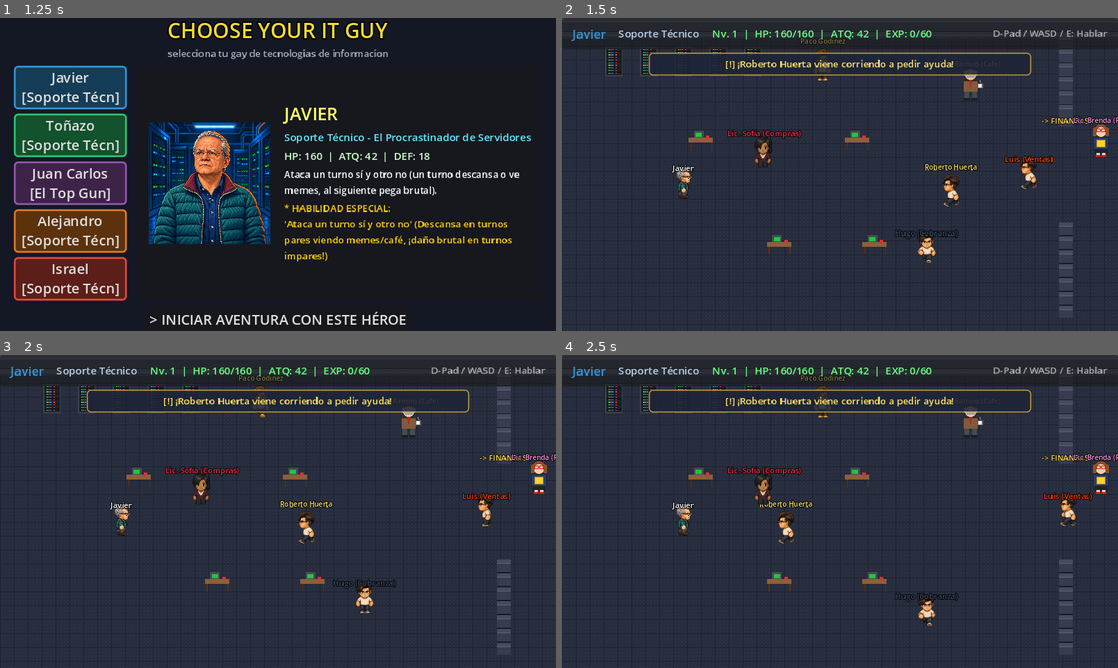
Above: before the commit, frames 1-4 (two rows, left to right).
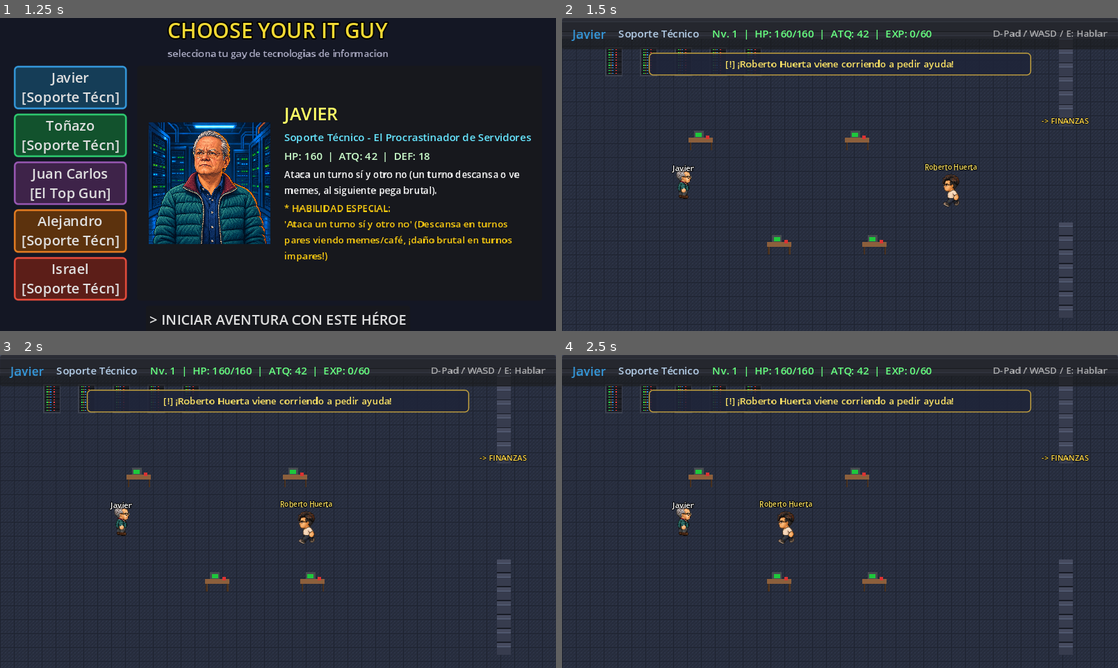
Above: after the commit, the same moments.

Repository: nevalova/it-adventures
Game: Godot game, scene res://scenes/title_screen.tscn
Same seed, same stepped clock (60 frames per second), same inputs: the game is played once before the commit and once after it.
Inputs (mouse positions are in pixels of both pictures, inside the frame that each line leads up to):
- Up to frame 1 (1.25 s): tap Space at 0.5, 0.6 s; move the mouse to (400, 158) at 0.52 s; hold Right (ui_right) from 0.53 s (still down); click (400, 158) at 0.67 s; tap Enter (ui_accept) at 0.77 s
- Up to frame 2 (1.5 s): release Right (ui_right) at 1.25 s; click "> INICIAR AVENTURA CON ESTE H…" at 1.25 s
- Up to frame 3 (2 s): no input
- Up to frame 4 (2.5 s): drag from (728, 527) to (967, 420) at 2.02 s

Frame 1 is identical in both runs. In frame 2, 1.8% of the frame differs, in the area x 29-100%, y 6-79%; in frame 3, 1.8%; in frame 4, 1.8%, in the area x 29-100%, y 6-87%.

Commit message:
Fix NPC walking directions, remove sunken placeholder NPCs, clean overworld interactions

Diff:
--- a/scenes/overworld.tscn
+++ b/scenes/overworld.tscn
@@ -13,8 +13,6 @@
 [ext_resource type="Texture2D" path="res://assets/props/desk_light.png" id="11_desk_light"]
 [ext_resource type="Texture2D" path="res://assets/props/desk_office.png" id="12_desk_office"]
 [ext_resource type="Texture2D" path="res://assets/props/workstation_executive.png" id="13_workstation_exec"]
-[ext_resource type="Texture2D" path="res://assets/characters/npc_don_ramiro.png" id="14_ramiro_spr"]
-[ext_resource type="Texture2D" path="res://assets/characters/npc_lic_brenda.png" id="15_brenda_spr"]
 [ext_resource type="Texture2D" path="res://assets/characters/novato_spritesheet.png" id="16_novato_spr"]
 [ext_resource type="Texture2D" path="res://assets/characters/dragon_boss_spritesheet.png" id="17_dragon_spr"]
 
@@ -572,117 +570,6 @@
 
 [node name="CollisionShape2D" type="CollisionShape2D" parent="Mariana/InteractArea"]
 shape = SubResource("CircleShape2D_npc_interact")
-
-
-[node name="DonRamiro" type="Node2D" parent="."]
-position = Vector2(470, 75)
-
-[node name="Sprite2D" type="Sprite2D" parent="DonRamiro"]
-texture_filter = 1
-scale = Vector2(0.85, 0.85)
-texture = ExtResource("14_ramiro_spr")
-
-[node name="NameTag" type="Label" parent="DonRamiro"]
-offset_left = -50.0
-offset_top = -28.0
-offset_right = 50.0
-offset_bottom = -15.0
-theme_override_colors/font_color = Color(1, 0.8, 0.5, 1)
-theme_override_colors/font_outline_color = Color(0, 0, 0, 1)
-theme_override_constants/outline_size = 3
-theme_override_font_sizes/font_size = 8
-text = "Don Ramiro (Cafe)"
-horizontal_alignment = 1
-
-[node name="InteractArea" type="Area2D" parent="DonRamiro"]
-collision_layer = 0
-collision_mask = 1
-
-[node name="CollisionShape2D" type="CollisionShape2D" parent="DonRamiro/InteractArea"]
-shape = SubResource("CircleShape2D_npc_interact")
-
-[node name="LicBrenda" type="Node2D" parent="."]
-position = Vector2(620, 140)
-
-[node name="Sprite2D" type="Sprite2D" parent="LicBrenda"]
-texture_filter = 1
-scale = Vector2(0.85, 0.85)
-texture = ExtResource("15_brenda_spr")
-
-[node name="NameTag" type="Label" parent="LicBrenda"]
-offset_left = -50.0
-offset_top = -28.0
-offset_right = 50.0
-offset_bottom = -15.0
-theme_override_colors/font_color = Color(1, 0.6, 0.9, 1)
-theme_override_colors/font_outline_color = Color(0, 0, 0, 1)
-theme_override_constants/outline_size = 3
-theme_override_font_sizes/font_size = 8
-text = "Lic. Brenda (RH)"
-horizontal_alignment = 1
-
-[node name="InteractArea" type="Area2D" parent="LicBrenda"]
-collision_layer = 0
-collision_mask = 1
-
-[node name="CollisionShape2D" type="CollisionShape2D" parent="LicBrenda/InteractArea"]
-shape = SubResource("CircleShape2D_npc_interact")
-
-[node name="PacoGodinez" type="Node2D" parent="."]
-position = Vector2(300, 55)
-
-[node name="Sprite2D" type="Sprite2D" parent="PacoGodinez"]
-modulate = Color(1.2, 1.1, 0.7, 1)
-texture_filter = 1
-scale = Vector2(0.24, 0.24)
-texture = ExtResource("8_roberto_spr")
-hframes = 4
-vframes = 12
-frame = 0
-
-[node name="NameTag" type="Label" parent="PacoGodinez"]
-offset_left = -50.0
-offset_top = -34.0
-offset_right = 50.0
-offset_bottom = -21.0
-theme_override_colors/font_color = Color(1, 1, 0.5, 1)
-theme_override_colors/font_outline_color = Color(0, 0, 0, 1)
-theme_override_constants/outline_size = 3
-theme_override_font_sizes/font_size = 8
-text = "Paco Godinez"
-horizontal_alignment = 1
-
-[node name="InteractArea" type="Area2D" parent="PacoGodinez"]
-collision_layer = 0
-collision_mask = 1
-
-[node name="CollisionShape2D" type="CollisionShape2D" parent="PacoGodinez/InteractArea"]
-shape = SubResource("CircleShape2D_npc_interact")
-
-[node name="EnemyOutlook" parent="." instance=ExtResource("7_enemy")]
-position = Vector2(230, 150)
-enemy_type = "outlook"
-enemy_id = "enemy_outlook_1"
-
-[node name="EnemyTeclado" parent="." instance=ExtResource("7_enemy")]
-position = Vector2(420, 260)
-enemy_type = "teclado"
-enemy_id = "enemy_teclado_1"
-
-[node name="EnemyUsuarioRed" parent="." instance=ExtResource("7_enemy")]
-position = Vector2(530, 180)
-enemy_type = "usuario_red"
-enemy_id = "enemy_usuario_red_1"
-
-[node name="EnemyCPU" parent="." instance=ExtResource("7_enemy")]
-position = Vector2(840, 135)
-enemy_type = "cpu"
-enemy_id = "enemy_cpu_1"
-
-[node name="EnemyPhone" parent="." instance=ExtResource("7_enemy")]
-position = Vector2(1010, 240)
-enemy_type = "wifi_phone"
-enemy_id = "enemy_phone_1"
 
 [node name="OfficeTrigger" type="Area2D" parent="."]
 position = Vector2(640, 190)
--- a/scripts/overworld.gd
+++ b/scripts/overworld.gd
@@ -46,11 +46,6 @@
 @onready var carlos_sprite = $Carlos/Sprite2D
 @onready var mariana = $Mariana
 @onready var mariana_sprite = $Mariana/Sprite2D
-
-# NPCs Ociosos / Chistosos
-@onready var don_ramiro = $DonRamiro
-@onready var lic_brenda = $LicBrenda
-@onready var paco_godinez = $PacoGodinez
 
 # Boss Sombras del Pasado
 @onready var dragon_boss = $DragonBoss
@@ -110,31 +105,6 @@
 var dialog_queue: Array = []
 var on_dialog_closed_callback: Callable
 var current_interactable: String = ""
-
-# Frases chistosas de oficina para NPCs ociosos
-var don_ramiro_quotes: Array = [
-	"Muchachos, ¿alguien sabe a qué hora traen los tacos de canasta? Ya son las 11:15 y mi cuerpo exige manteca con salsa verde.",
-	"Dicen que si dejas una computadora prendida más de 40 días, Windows cobra conciencia y se une al sindicato.",
-	"Yo por eso guardo todos mis archivos confidenciales en la Papelera de Reciclaje... nadie busca ahí, es el escondite perfecto.",
-	"En mis tiempos no había Wi-Fi, nos gritábamos las celdas de Excel de cubículo a cubículo.",
-	"¿Ustedes creen que si le pongo un post-it a la cámara web evito que el SAT me audite las facturas?"
-]
-
-var lic_brenda_quotes: Array = [
-	"¡Aviso parroquial! Queda terminantemente prohibido meter pescado con ajo al microondas del piso 3. Se los advierto por las buenas.",
-	"Mandé un correo con copia a Dirección General, Finanzas, RH y a la ONU para que quede constancia por escrito de que se acabaron los clips.",
-	"¡Saludos cordiales! ... Bueno, ni tan cordiales porque urge para ayer a primera hora.",
-	"Estamos organizando la dinámica de integración: 'Construyendo puentes con popotes y bombones'. La asistencia es obligatoria y sin goce de horas extras.",
-	"Si alguien vio una taza que dice 'La Mejor Jefa del Mundo', devuélvanla de inmediato o habrá consecuencias en el aguinaldo."
-]
-
-var paco_godinez_quotes: Array = [
-	"El secreto supremo de la oficina es caminar rápido por el pasillo con una carpeta amarilla y cara de estresado. Nadie se atreve a pedirte nada.",
-	"Llevo 3 horas fingiendo que leo un PDF de 80 páginas sobre políticas de seguridad cibernética. En realidad estoy viendo autos usados.",
-	"¿Tú crees que si desconecto el cable negro con franjas amarillas se cancela la junta de las 4 PM? Piénsalo bien...",
-	"El café de la empresa no despierta, solo acelera el pánico existencial de las 2 de la tarde.",
-	"Vengo llegando del baño... estuve 40 minutos esperando a que se me pasaran las ganas de trabajar."
-]
 
 func _ready():
 	$Player/Camera2D.make_current()
@@ -198,15 +168,6 @@
 	$Mariana/InteractArea.body_entered.connect(func(body): if body == player: _set_interactable("mariana"))
 	$Mariana/InteractArea.body_exited.connect(func(body): if body == player and current_interactable == "mariana": _clear_interactable())
 
-	$DonRamiro/InteractArea.body_entered.connect(func(body): if body == player: _set_interactable("ramiro"))
-	$DonRamiro/InteractArea.body_exited.connect(func(body): if body == player and current_interactable == "ramiro": _clear_interactable())
-
-	$LicBrenda/InteractArea.body_entered.connect(func(body): if body == player: _set_interactable("brenda"))
-	$LicBrenda/InteractArea.body_exited.connect(func(body): if body == player and current_interactable == "brenda": _clear_interactable())
-
-	$PacoGodinez/InteractArea.body_entered.connect(func(body): if body == player: _set_interactable("paco"))
-	$PacoGodinez/InteractArea.body_exited.connect(func(body): if body == player and current_interactable == "paco": _clear_interactable())
-
 	$EnemyPrinter/PrinterInteract.body_entered.connect(func(body): if body == player: _set_interactable("printer"))
 	$EnemyPrinter/PrinterInteract.body_exited.connect(func(body): if body == player and current_interactable == "printer": _clear_interactable())
 
@@ -273,18 +234,17 @@
 	var work_col = int(anim_timer * 2.0) % 4
 	carlos_sprite.frame = 0 * 4 + work_col
 	mariana_sprite.frame = 0 * 4 + work_col
-	paco_godinez.get_node("Sprite2D").frame = 0 * 4 + work_col
 
 	match current_state:
 		State.ROBERTO_RUN_TO_PLAYER:
 			var move_speed = roberto_run_in_speed
 			roberto.position.x -= move_speed * delta
 			var run_col = int(anim_timer * 8.0) % 4
-			roberto_sprite.frame = 2 * 4 + run_col
+			roberto_sprite.frame = 2 * 4 + run_col # Caminando hacia la izquierda
 
 			if roberto.position.x <= 200.0:
 				roberto.position.x = 200.0
-				roberto_sprite.frame = 2 * 4 + 0
+				roberto_sprite.frame = 2 * 4 + 0 # Mirando a la izquierda hacia el jugador
 				current_state = State.IDLE
 				_start_intro_dialog()
 
@@ -292,18 +252,18 @@
 			var move_speed = roberto_run_office_speed
 			roberto.position.x += move_speed * delta
 			var run_col = int(anim_timer * 9.0) % 4
-			roberto_sprite.frame = 6 * 4 + run_col
+			roberto_sprite.frame = 6 * 4 + run_col # Caminando hacia la derecha
 
 			if roberto.position.x >= 700.0:
 				roberto.position.x = 700.0
-				roberto_sprite.frame = 2 * 4 + 0
+				roberto_sprite.frame = 2 * 4 + 0 # Mirando hacia la izquierda esperando al jugador
 				current_state = State.FREE_EXPLORE
 
 		State.ROBERTO_FLEE:
 			var move_speed = roberto_flee_speed
 			roberto.position.x -= move_speed * delta
 			var run_col = int(anim_timer * 10.0) % 4
-			roberto_sprite.frame = 2 * 4 + run_col
+			roberto_sprite.frame = 2 * 4 + run_col # Huyendo hacia la izquierda
 
 			if roberto.position.x <= 500.0:
 				roberto.visible = false
@@ -313,7 +273,7 @@
 			var move_speed = 160.0
 			roberto.position.x -= move_speed * delta
 			var run_col = int(anim_timer * 8.0) % 4
-			roberto_sprite.frame = 1 * 4 + run_col # Caminando hacia la izquierda
+			roberto_sprite.frame = 2 * 4 + run_col # Caminando hacia la izquierda
 
 			player.position.x = roberto.position.x + 42.0
 			player.position.y = roberto.position.y
@@ -321,7 +281,7 @@
 
 			if roberto.position.x <= 510.0:
 				roberto.position.x = 510.0
-				roberto_sprite.frame = 1 * 4 + 0
+				roberto_sprite.frame = 2 * 4 + 0 # Parado mirando a la izquierda
 				player.position.x = 545.0
 				player.set_facing(Vector2.LEFT)
 				current_state = State.IDLE
@@ -478,7 +438,7 @@
 func _trigger_dragon_boss_confrontation():
 	dragon_boss.global_position = Vector2(430, 180)
 	dragon_boss.visible = true
-	dragon_boss_sprite.frame = 2 * 4 + 0 # Mirando a la derecha
+	dragon_boss_sprite.frame = 6 * 4 + 0 # Mirando a la derecha hacia Roberto y el jugador
 
 	dark_overlay.visible = true
 	dark_overlay.modulate = Color(1, 1, 1, 0.0)
@@ -548,9 +508,9 @@
 			"Héroe de la Misión: %s [Nivel %d - %s]\n" +
 			"Especialidad: %s\n\n" +
 			"[!] Novedades del Sistema de TI:\n" +
-			" - ¡Enemigos de soporte derrotados ganan EXP y subes de nivel!\n" +
-			" - Nuevos problemas físicos en el piso (Outlook, Teclados, Wi-Fi, CPUs)\n" +
-			" - Charla con Don Ramiro, Lic. Brenda y Paco Godínez") % [hero_name, hero_level, hero_role, hero_title]
+			" - ¡Batalla contra el Señor del Dragón en el pasillo principal!\n" +
+			" - Sistema de turnos 1v1 dinámico y botiquín de oficina\n" +
+			" - Habla con el equipo de Finanzas para más misiones") % [hero_name, hero_level, hero_role, hero_title]
 
 	demo_modal.visible = true
 	player.can_move = false
@@ -570,12 +530,6 @@
 			interact_label.text = "[E] Hablar con Carlos (Facturación)"
 		"mariana":
 			interact_label.text = "[E] Hablar con Mariana (Contabilidad)"
-		"ramiro":
-			interact_label.text = "[E] Hablar con Don Ramiro"
-		"brenda":
-			interact_label.text = "[E] Hablar con Lic. Brenda (RH)"
-		"paco":
-			interact_label.text = "[E] Hablar con Paco Godínez"
 		"printer":
 			interact_label.text = "[E] Inspeccionar Impresora"
 
@@ -623,36 +577,6 @@
 					"text": (mariana_thanks % hero_name) if GameManager.printer_defeated else mariana_panic
 				}
 			]
-		"ramiro":
-			var q = don_ramiro_quotes[randi() % don_ramiro_quotes.size()]
-			dialog_queue = [
-				{
-					"speaker": "Don Ramiro (El Decano)",
-					"portrait": "res://assets/characters/don_ramiro_portrait.png",
-					"color": Color("#fbbf24"),
-					"text": q
-				}
-			]
-		"brenda":
-			var q = lic_brenda_quotes[randi() % lic_brenda_quotes.size()]
-			dialog_queue = [
-				{
-					"speaker": "Lic. Brenda (RH)",
-					"portrait": "res://assets/characters/lic_brenda_portrait.png",
-					"color": Color("#f472b6"),
-					"text": q
-				}
-			]
-		"paco":
-			var q = paco_godinez_quotes[randi() % paco_godinez_quotes.size()]
-			dialog_queue = [
-				{
-					"speaker": "Paco Godínez",
-					"portrait": "res://assets/characters/carlos_portrait.png",
-					"color": Color("#facc15"),
-					"text": q
-				}
-			]
 		"printer":
 			dialog_queue = [
 				{
